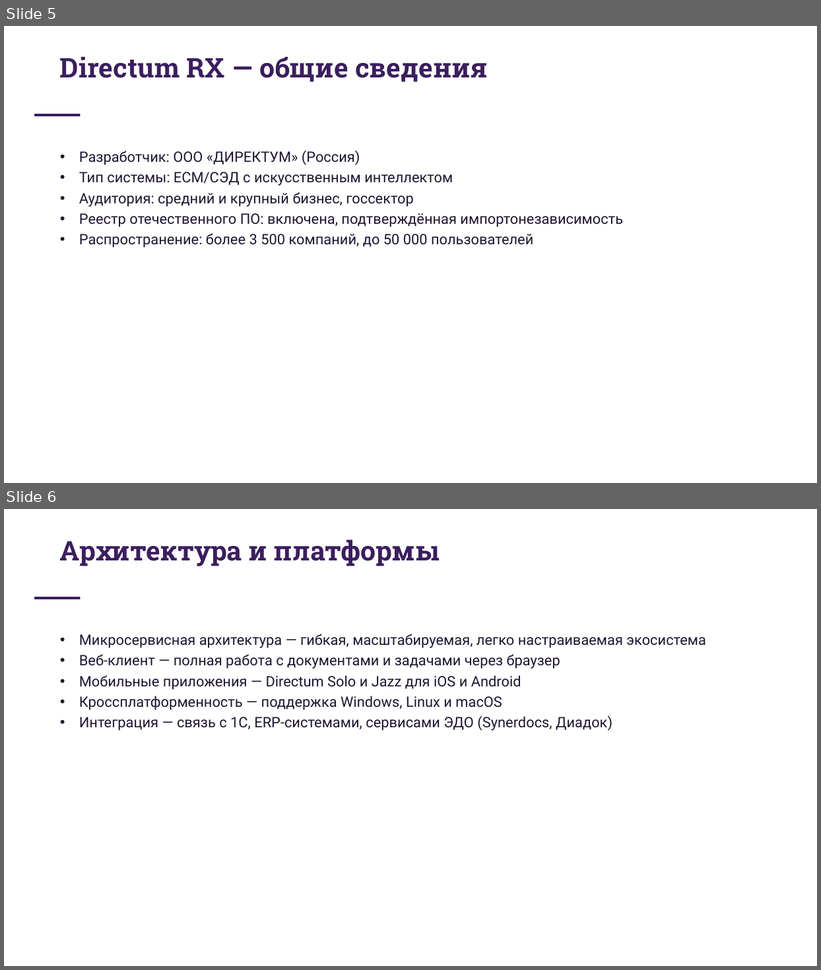
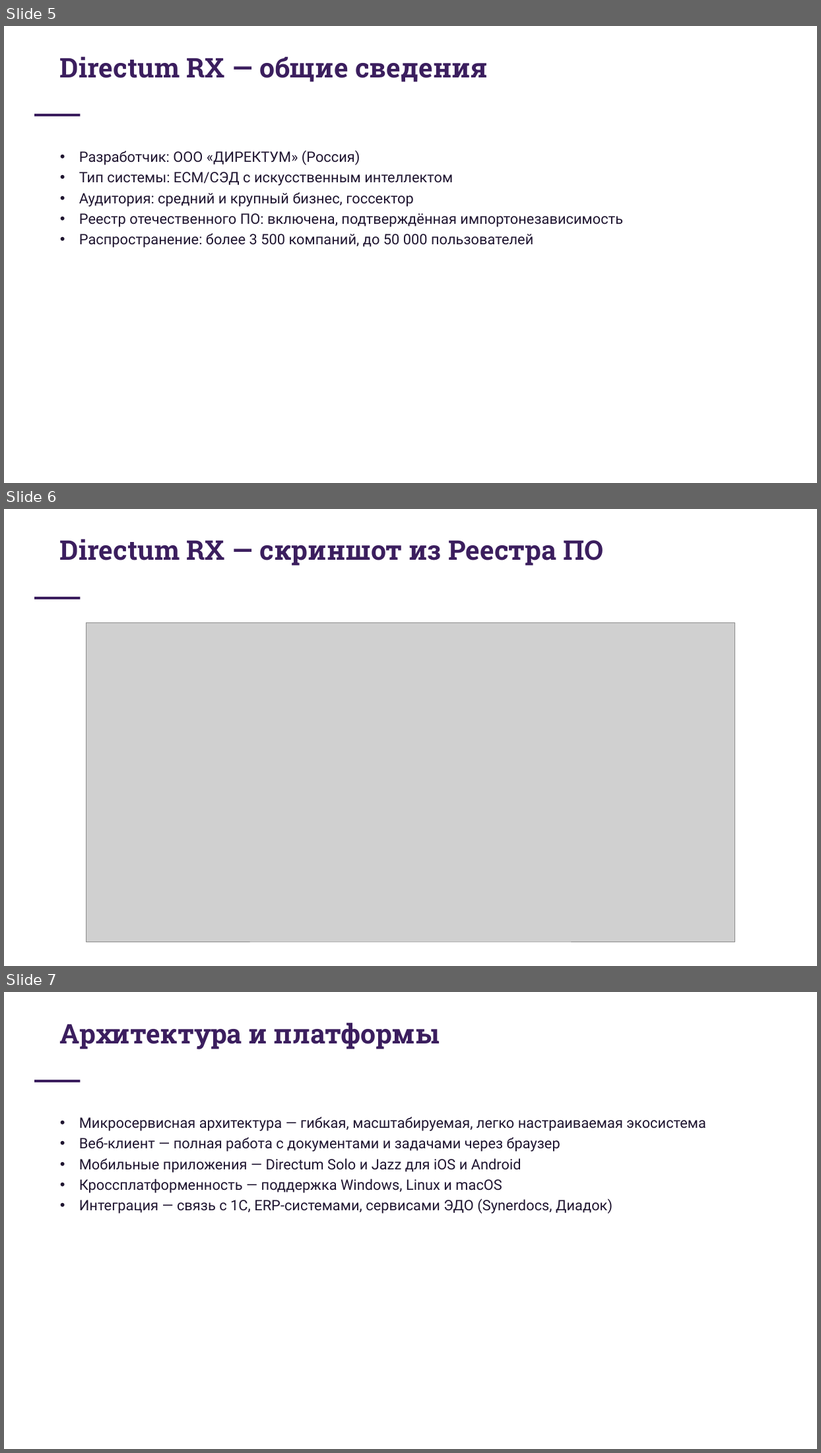
Before and after one commit to code0094/Alyona-session, a slide deck: edo/задание 1/Claude-for-Microsoft-365.pptx. Shown one above the other, each under a label of ours: slides 5 and 6 before the commit, slides 5, 6 and 7 after it. The pictures are 821x970 and 821x1453 pixels, drawn with LibreOffice and Linux fonts; fonts in the diff are those of the drawing; grey boxes stand for pictures. Boxes give left, top, right and bottom in pixels: in the first picture for what was removed or moved away, otherwise in the second. Text is boxed around its words. In the diff, an @@ line names an element or a change of style, - is before the commit and + after.

```diff
--- a/edo/задание 1/Claude-for-Microsoft-365.pptx
+++ b/edo/задание 1/Claude-for-Microsoft-365.pptx
@@ slide 6 added at [4, 509, 817, 966], background #FFFFFF @@
@@ text added at [60, 539, 603, 566], 32 pt, text #3B1E5E, bold @@
+Directum RX — скриншот из Реестра ПО
@@ rectangle added at [34, 597, 81, 599], fill #3B1E5E @@
@@ picture added at [86, 623, 735, 942] @@
@@ what was slide 6 is now slide 7 @@
```
Also in this commit, not shown: 7 other files.
